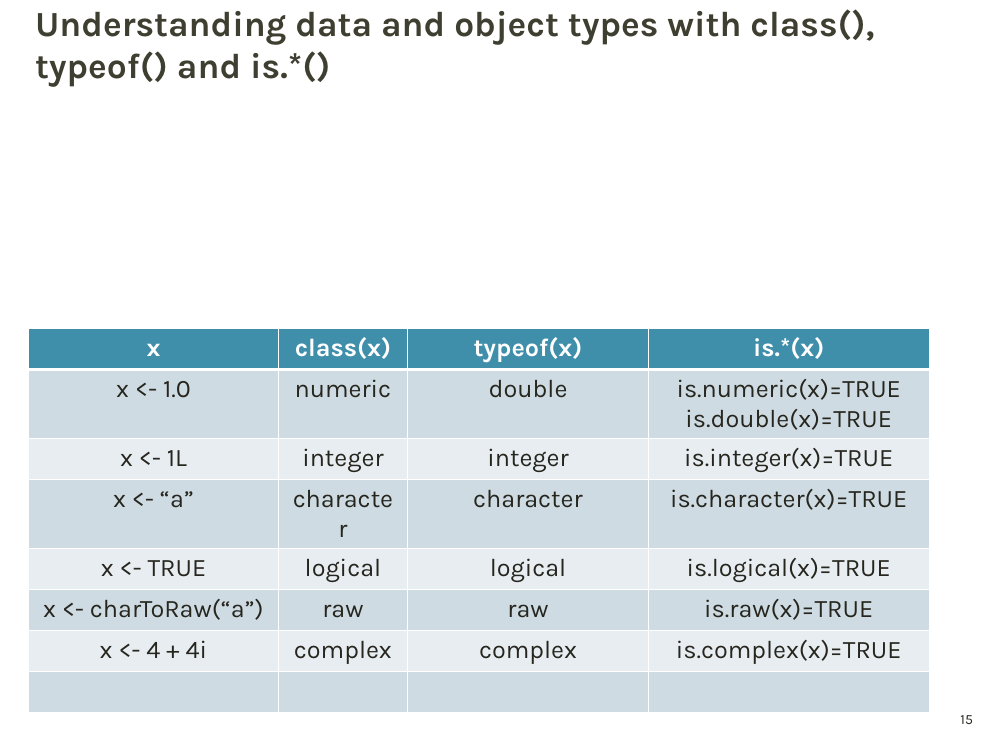
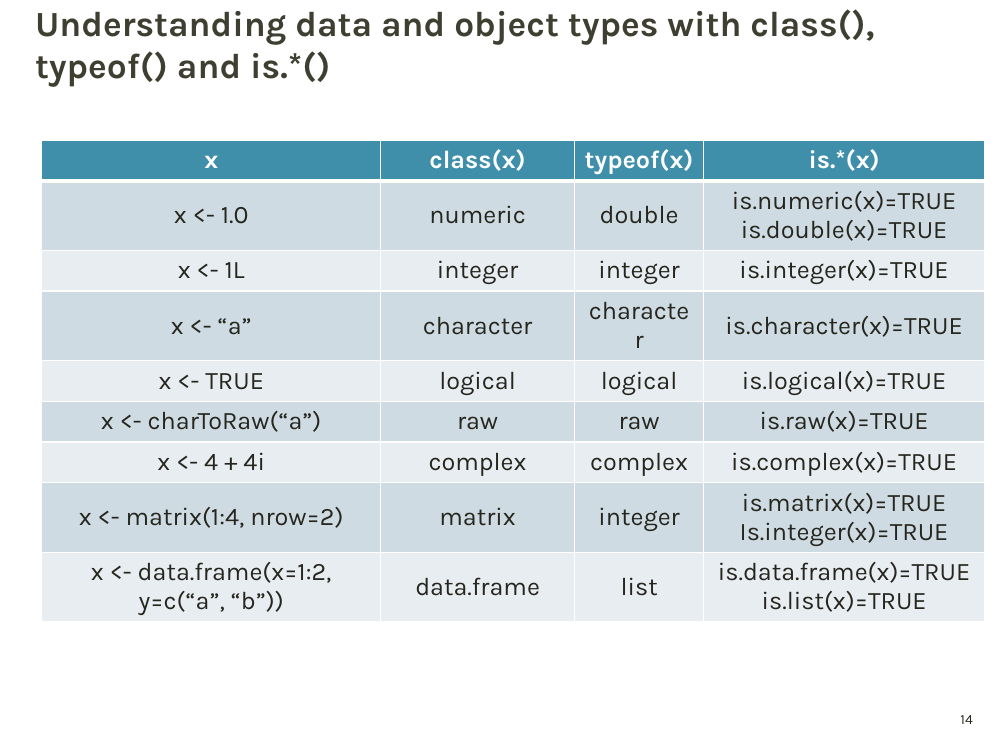
Before and after one commit to griffithlab/genviz.org, a slide deck: slide 14 of lectures/GenViz_Module2_Lecture.pptx (slide 15 before the commit). Drawn at 1008x756 pixels with LibreOffice and Linux fonts; fonts in the diff are those of the drawing; background and template pictures are left out. Boxes give left, top, right and bottom in pixels: in the first picture for what was removed or moved away, otherwise in the second. Text is boxed around its words. In the diff, an @@ line names an element or a change of style, - is before the commit and + after.

```diff
--- a/lectures/GenViz_Module2_Lecture.pptx
+++ b/lectures/GenViz_Module2_Lecture.pptx
@@ table at (41, 140, 984, 619) @@
-row 8:  |  |  | 
+row 8: x <- matrix(1:4, nrow=2) | matrix | integer | is.matrix(x)=TRUE / Is.integer(x)=TRUE
+row 9: x <- data.frame(x=1:2, y=c(“a”, “b”)) | data.frame | list | is.data.frame(x)=TRUE / is.list(x)=TRUE
@@ table: place and size @@
-table at (29, 329, 930, 685)
+table at (41, 140, 984, 619)
@@ page number at (960, 715, 972, 724): text changed @@
-15
+14
```
Also in this commit, not shown: 1 other slide changed, 6 slides added, 2 slides removed, 1 other file.
